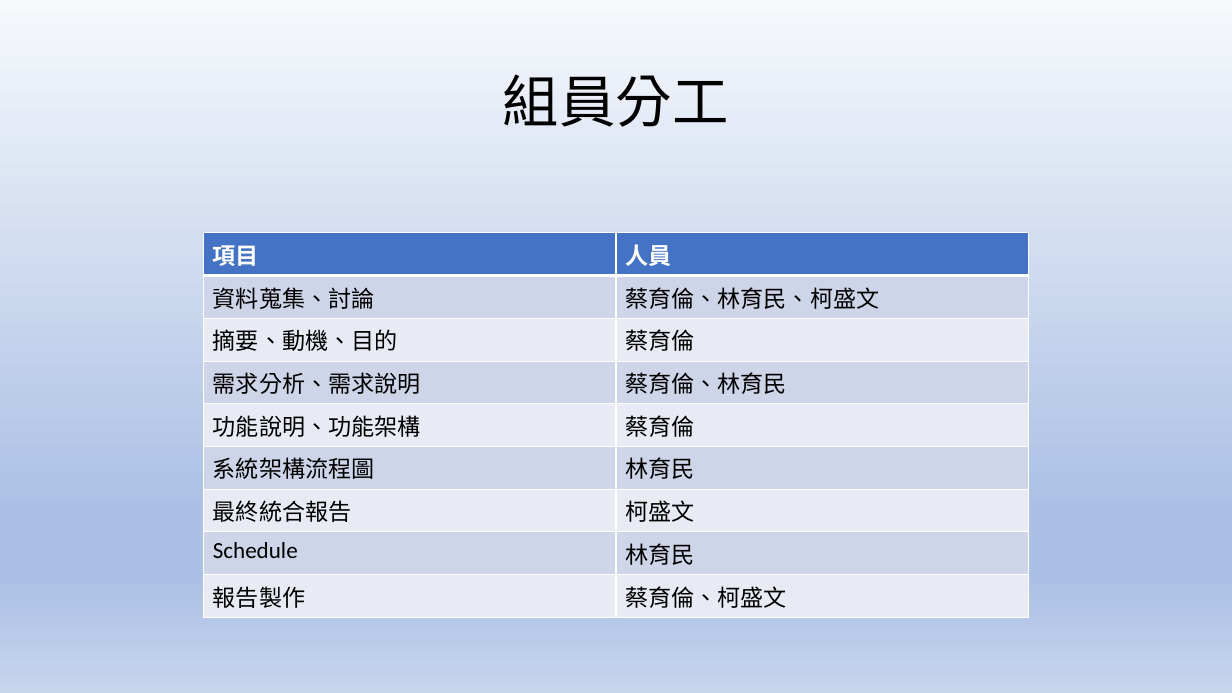
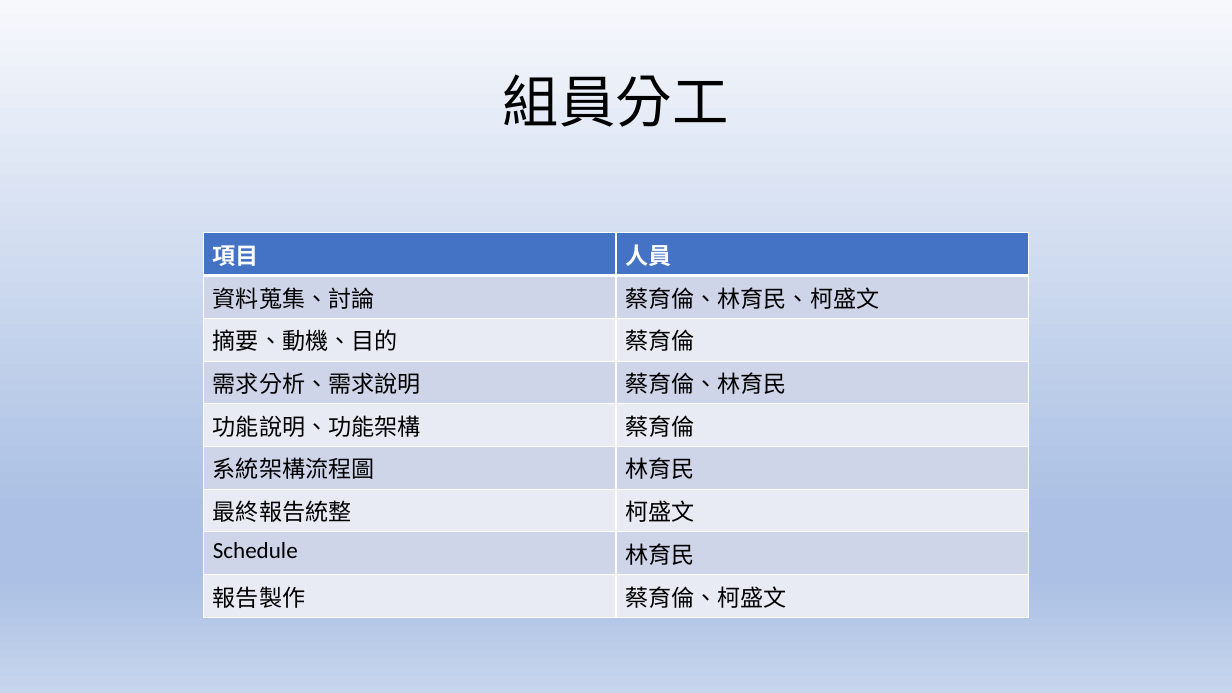
Before and after one commit to kewen0604/107_SE_Team2, a slide deck: slide 17 of 軟體工程期末專題報告.pptx (slide 16 before the commit). Drawn at 1232x693 pixels with LibreOffice and Linux fonts; fonts in the diff are those of the drawing. Boxes give left, top, right and bottom in pixels: in the first picture for what was removed or moved away, otherwise in the second. Text is boxed around its words. In the diff, an @@ line names an element or a change of style, - is before the commit and + after.

Commit message:
108.12.19 小幅度修改
修改 :
書面報告未與PPT統合問題

功能架構圖重新繪製

仍存在問題 :
功能說明的類別圖未繪製

修改衍生問題 :
活動圖須修改

其他 :
PPT考慮重製並設計版型
(但上述修改須先完成)

```diff
--- a/軟體工程期末專題報告.pptx
+++ b/軟體工程期末專題報告.pptx
@@ table at <box>203,233,1028,612</box> @@
-row 7, column 1: 最終統合報告
+row 7, column 1: 最終報告統整
```
Also in this commit, not shown: 1 other slide changed, 10 other files.
